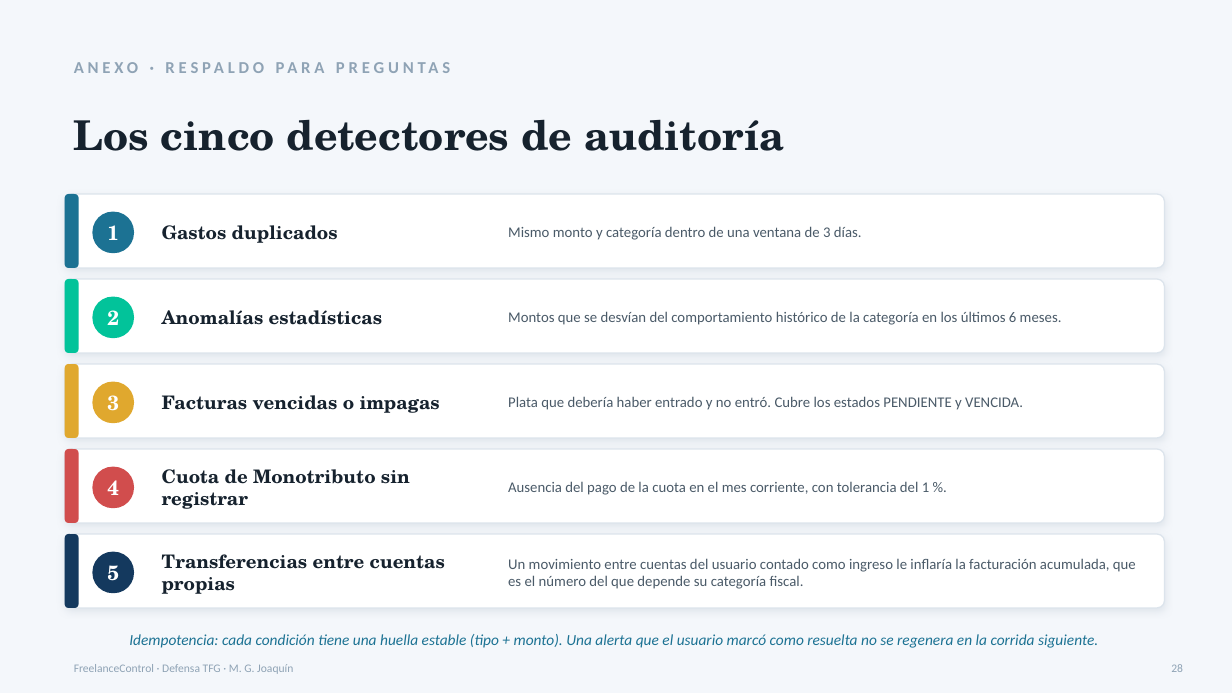
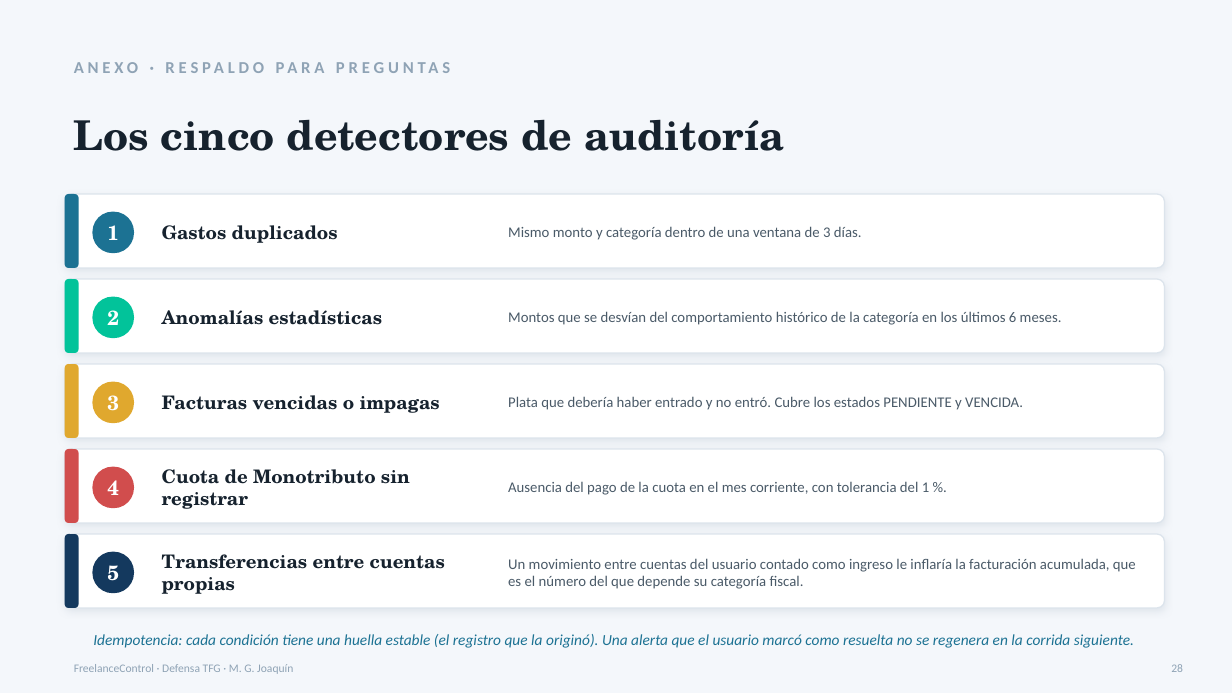
Before and after one commit to marcosjoaquin19/tfg-gestion-financiera-freelancers, a slide deck: slide 28 of defensa_final/slides/FreelanceControl_Defensa_Final.pptx. Drawn at 1232x693 pixels with LibreOffice and Linux fonts; fonts in the diff are those of the drawing. Boxes give left, top, right and bottom in pixels: in the first picture for what was removed or moved away, otherwise in the second. Text is boxed around its words. In the diff, an @@ line names an element or a change of style, - is before the commit and + after.

Commit message:
docs(defensa): guion, arquitectura y diapositivas al día con el código
- Referencias archivo:línea corregidas (18 apuntaban a líneas corridas) y
  filas nuevas en el índice: recomendaciones, controles de Groq, firma de
  la proyección, escala versionada y clave de firma.
- Estado fiscal: año en curso + proyección hasta diciembre (HU-10), con el
  semáforo sobre la proyección; no "12 meses móviles".
- Prophet: 10 ingresos y 3 meses cerrados; media móvil de totales mensuales.
- Huella de alertas: el registro que las originó, no (tipo, monto).
- Escala de monotributo con histórico en la base (migración 0012).
- Aviso de alcance en seis pantallas; recomendaciones en su propio servicio.
- Discrepancias con la tesis: recomendaciones sin Groq y año calendario.
- 386 pruebas, 15 servicios, volumen de código actualizado.

```diff
--- a/defensa_final/slides/FreelanceControl_Defensa_Final.pptx
+++ b/defensa_final/slides/FreelanceControl_Defensa_Final.pptx
@@ text at (93, 634, 1134, 648): text changed @@
-Idempotencia: cada condición tiene una huella estable (tipo + monto). Una alerta que el usuario marcó como resuelta no se regenera en la corrida siguiente.
+Idempotencia: cada condición tiene una huella estable (el registro que la originó). Una alerta que el usuario marcó como resuelta no se regenera en la corrida siguiente.
```
Also in this commit, not shown: 9 other slides changed, 3 other files.
